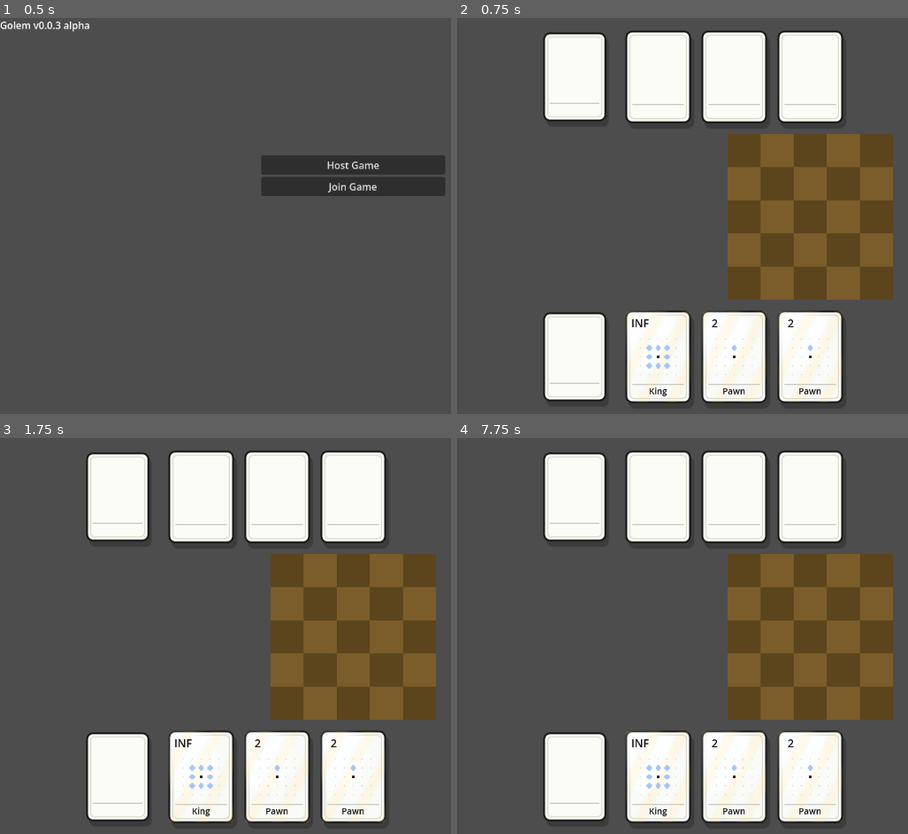
Above: before the commit, frames 1-4 (two rows, left to right).
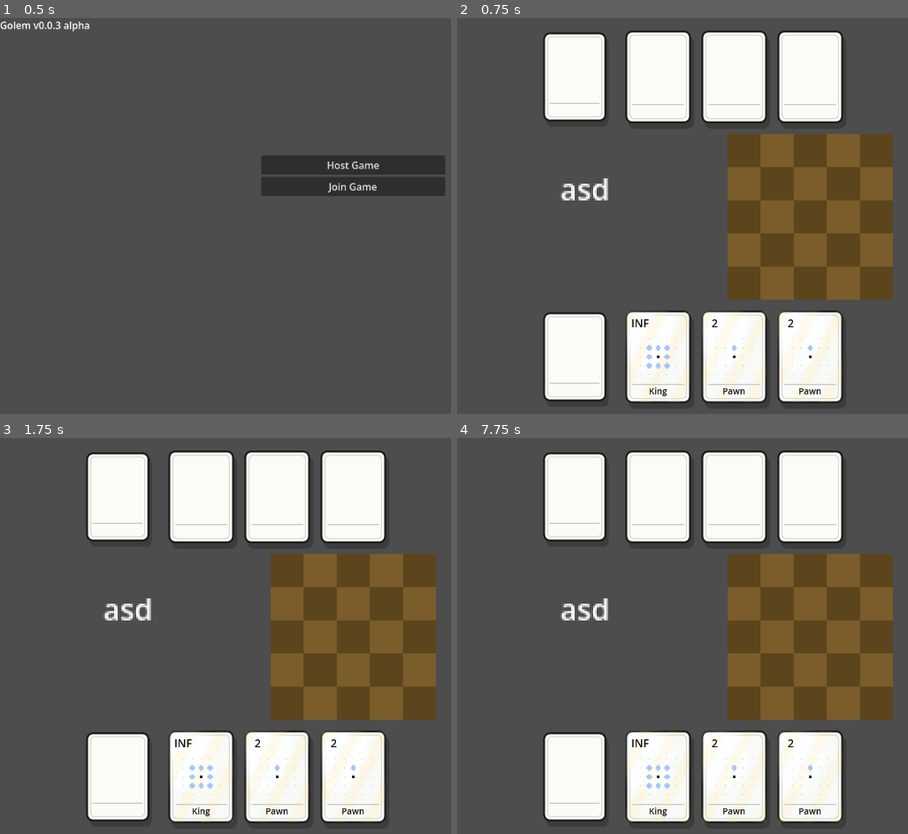
Above: after the commit, the same moments.

Repository: DavidBarta92/Golem-Chess
Game: Godot game, scene res://Scenes/MainMenu.tscn
Same seed, same stepped clock (60 frames per second), same inputs: the game is played once before the commit and once after it.
Inputs:
- Up to frame 1 (0.5 s): no input
- Up to frame 2 (0.75 s): click "Host Game" at 0.5 s
- Up to frame 3 (1.75 s): click "INF" at 1.25 s
- Up to frame 4 (7.75 s): click "2" at 2 s; click "2" at 2.75 s; click "2" at 3.5 s; click "2" at 4.25 s; click "INF" at 5 s; click "2" at 5.75 s; click "2" at 6.5 s; click "2" at 7.25 s

Frame 1 is identical in both runs. In frame 2, 0.3% of the frame differs, in the area x 22-34%, y 40-47%; in frame 3, 0.4%, in the area x 22-86%, y 40-98%; in frame 4, 0.4%.

Commit message:
shader fix

Diff:
--- a/Scenes/CardVisual.tscn
+++ b/Scenes/CardVisual.tscn
@@ -1,11 +1,11 @@
-[gd_scene load_steps=10 format=3]
+[gd_scene format=3 uid="uid://67s030mxf45n"]
 
-[ext_resource type="Script" path="res://Scripts/CardVisual.gd" id="1"]
+[ext_resource type="Script" uid="uid://dgl5umdn6mctq" path="res://Scripts/CardVisual.gd" id="1"]
 [ext_resource type="Script" path="res://Scripts/CardPatternView.gd" id="2"]
-[ext_resource type="Texture2D" path="res://Assets/card_base.svg" id="3"]
-[ext_resource type="Texture2D" path="res://Assets/Piece_move.png" id="4"]
-[ext_resource type="Shader" path="res://Shaders/card_tilt.gdshader" id="5"]
-[ext_resource type="Shader" path="res://Shaders/card_shimmer.gdshader" id="6"]
+[ext_resource type="Texture2D" uid="uid://dl0388jfrwad7" path="res://Assets/card_base.svg" id="3"]
+[ext_resource type="Texture2D" uid="uid://bf7ly1ygo8gw4" path="res://Assets/Piece_move.png" id="4"]
+[ext_resource type="Shader" uid="uid://2w0ypeypns36" path="res://Shaders/card_tilt.gdshader" id="5"]
+[ext_resource type="Shader" uid="uid://cmkftqqcjg2yk" path="res://Shaders/card_shimmer.gdshader" id="6"]
 
 [sub_resource type="StyleBoxEmpty" id="StyleBoxEmpty_button"]
 
@@ -25,22 +25,21 @@
 shader_parameter/band_scale = 14.0
 shader_parameter/corner_radius = 0.075
 
-[node name="CardVisual" type="Button"]
+[node name="CardVisual" type="Button" unique_id=377554225]
 custom_minimum_size = Vector2(112, 156)
 offset_right = 112.0
 offset_bottom = 156.0
 pivot_offset = Vector2(56, 78)
 theme_override_styles/normal = SubResource("StyleBoxEmpty_button")
+theme_override_styles/pressed = SubResource("StyleBoxEmpty_button")
 theme_override_styles/hover = SubResource("StyleBoxEmpty_button")
-theme_override_styles/pressed = SubResource("StyleBoxEmpty_button")
 theme_override_styles/disabled = SubResource("StyleBoxEmpty_button")
 theme_override_styles/focus = SubResource("StyleBoxEmpty_button")
 script = ExtResource("1")
 
-[node name="Shadow" type="TextureRect" parent="."]
+[node name="Shadow" type="TextureRect" parent="." unique_id=1270621679]
 self_modulate = Color(0, 0, 0, 0.22)
 show_behind_parent = true
-mouse_filter = 2
 layout_mode = 1
 anchors_preset = 15
 anchor_right = 1.0
@@ -51,24 +50,24 @@
 offset_bottom = 9.0
 grow_horizontal = 2
 grow_vertical = 2
+mouse_filter = 2
 texture = ExtResource("3")
 expand_mode = 1
 
-[node name="CardFace" type="TextureRect" parent="."]
+[node name="CardFace" type="TextureRect" parent="." unique_id=1569871325]
 material = SubResource("ShaderMaterial_face")
-mouse_filter = 2
 layout_mode = 1
 anchors_preset = 15
 anchor_right = 1.0
 anchor_bottom = 1.0
 grow_horizontal = 2
 grow_vertical = 2
+mouse_filter = 2
 texture = ExtResource("3")
 expand_mode = 1
 
-[node name="Shimmer" type="ColorRect" parent="."]
+[node name="Shimmer" type="ColorRect" parent="." unique_id=195997734]
 material = SubResource("ShaderMaterial_shimmer")
-mouse_filter = 2
 layout_mode = 1
 anchors_preset = 15
 anchor_right = 1.0
@@ -79,12 +78,10 @@
 offset_bottom = -4.0
 grow_horizontal = 2
 grow_vertical = 2
-color = Color(1, 1, 1, 1)
+mouse_filter = 2
 
-[node name="DurationLabel" type="Label" parent="."]
-mouse_filter = 2
+[node name="DurationLabel" type="Label" parent="." unique_id=336129338]
 layout_mode = 1
-anchors_preset = 0
 offset_left = 12.0
 offset_top = 10.0
 offset_right = 38.0
@@ -98,19 +95,18 @@
 horizontal_alignment = 1
 vertical_alignment = 1
 
-[node name="PatternView" type="Control" parent="."]
-mouse_filter = 2
+[node name="PatternView" type="Control" parent="." unique_id=824120483]
 layout_mode = 1
 anchors_preset = 0
 offset_left = 20.0
 offset_top = 42.0
 offset_right = 92.0
 offset_bottom = 114.0
+mouse_filter = 2
 script = ExtResource("2")
 dot_texture = ExtResource("4")
 
-[node name="NameLabel" type="Label" parent="."]
-mouse_filter = 2
+[node name="NameLabel" type="Label" parent="." unique_id=312057828]
 layout_mode = 1
 anchors_preset = 12
 anchor_top = 1.0
--- a/Scenes/main.tscn
+++ b/Scenes/main.tscn
@@ -59,17 +59,17 @@
 [sub_resource type="StyleBoxTexture" id="StyleBoxTexture_kltya"]
 texture = ExtResource("8_k12tt")
 
-[node name="Main" type="Node2D"]
+[node name="Main" type="Node2D" unique_id=806867114]
 script = ExtResource("1_hptm8")
 
-[node name="Camera2D" type="Camera2D" parent="."]
+[node name="Camera2D" type="Camera2D" parent="." unique_id=1813103451]
 position = Vector2(72, -72)
 ignore_rotation = false
 zoom = Vector2(3, 3)
 
-[node name="CanvasLayer" type="CanvasLayer" parent="."]
-
-[node name="white_pieces" type="Control" parent="CanvasLayer"]
+[node name="CanvasLayer" type="CanvasLayer" parent="." unique_id=348762509]
+
+[node name="white_pieces" type="Control" parent="CanvasLayer" unique_id=1440425958]
 visible = false
 layout_mode = 3
 anchors_preset = 8
@@ -84,7 +84,7 @@
 grow_horizontal = 2
 grow_vertical = 2
 
-[node name="2" type="Button" parent="CanvasLayer/white_pieces" groups=["white_pieces"]]
+[node name="2" type="Button" parent="CanvasLayer/white_pieces" unique_id=2070857938 groups=["white_pieces"]]
 layout_mode = 0
 offset_right = 100.0
 offset_bottom = 100.0
@@ -94,7 +94,7 @@
 theme_override_styles/disabled = SubResource("StyleBoxEmpty_hibaj")
 theme_override_styles/focus = SubResource("StyleBoxEmpty_pdsj5")
 
-[node name="3" type="Button" parent="CanvasLayer/white_pieces" groups=["white_pieces"]]
+[node name="3" type="Button" parent="CanvasLayer/white_pieces" unique_id=994567844 groups=["white_pieces"]]
 layout_mode = 0
 offset_left = 100.0
 offset_right = 200.0
@@ -105,7 +105,7 @@
 theme_override_styles/disabled = SubResource("StyleBoxEmpty_hibaj")
 theme_override_styles/focus = SubResource("StyleBoxEmpty_pdsj5")
 
-[node name="4" type="Button" parent="CanvasLayer/white_pieces" groups=["white_pieces"]]
+[node name="4" type="Button" parent="CanvasLayer/white_pieces" unique_id=1180433439 groups=["white_pieces"]]
 layout_mode = 0
 offset_left = 200.0
 offset_right = 300.0
@@ -116,7 +116,7 @@
 theme_override_styles/disabled = SubResource("StyleBoxEmpty_hibaj")
 theme_override_styles/focus = SubResource("StyleBoxEmpty_pdsj5")
 
-[node name="5" type="Button" parent="CanvasLayer/white_pieces" groups=["white_pieces"]]
+[node name="5" type="Button" parent="CanvasLayer/white_pieces" unique_id=1176381114 groups=["white_pieces"]]
 layout_mode = 0
 offset_left = 300.0
 offset_right = 400.0
@@ -127,7 +127,7 @@
 theme_override_styles/disabled = SubResource("StyleBoxEmpty_hibaj")
 theme_override_styles/focus = SubResource("StyleBoxEmpty_pdsj5")
 
-[node name="black_pieces" type="Control" parent="CanvasLayer"]
+[node name="black_pieces" type="Control" parent="CanvasLayer" unique_id=586022683]
 visible = false
 layout_mode = 3
 anchors_preset = 8
@@ -142,7 +142,7 @@
 grow_horizontal = 2
 grow_vertical = 2
 
-[node name="2" type="Button" parent="CanvasLayer/black_pieces" groups=["black_pieces"]]
+[node name="2" type="Button" parent="CanvasLayer/black_pieces" unique_id=1902709892 groups=["black_pieces"]]
 layout_mode = 0
 offset_right = 100.0
 offset_bottom = 100.0
@@ -152,7 +152,7 @@
 theme_override_styles/disabled = SubResource("StyleBoxEmpty_hibaj")
 theme_override_styles/focus = SubResource("StyleBoxEmpty_pdsj5")
 
-[node name="3" type="Button" parent="CanvasLayer/black_pieces" groups=["black_pieces"]]
+[node name="3" type="Button" parent="CanvasLayer/black_pieces" unique_id=1871889355 groups=["black_pieces"]]
 layout_mode = 0
 offset_left = 100.0
 offset_right = 200.0
@@ -163,7 +163,7 @@
 theme_override_styles/disabled = SubResource("StyleBoxEmpty_hibaj")
 theme_override_styles/focus = SubResource("StyleBoxEmpty_pdsj5")
 
-[node name="4" type="Button" parent="CanvasLayer/black_pieces" groups=["black_pieces"]]
+[node name="4" type="Button" parent="CanvasLayer/black_pieces" unique_id=1057227890 groups=["black_pieces"]]
 layout_mode = 0
 offset_left = 200.0
 offset_right = 300.0
@@ -174,7 +174,7 @@
 theme_override_styles/disabled = SubResource("StyleBoxEmpty_hibaj")
 theme_override_styles/focus = SubResource("StyleBoxEmpty_pdsj5")
 
-[node name="5" type="Button" parent="CanvasLayer/black_pieces" groups=["black_pieces"]]
+[node name="5" type="Button" parent="CanvasLayer/black_pieces" unique_id=1358167941 groups=["black_pieces"]]
 layout_mode = 0
 offset_left = 300.0
 offset_right = 400.0
@@ -185,13 +185,20 @@
 theme_override_styles/disabled = SubResource("StyleBoxEmpty_hibaj")
 theme_override_styles/focus = SubResource("StyleBoxEmpty_pdsj5")
 
-[node name="board" parent="." instance=ExtResource("1_jjgbg")]
+[node name="board" parent="." unique_id=171164572 instance=ExtResource("1_jjgbg")]
 texture = ExtResource("11_d1ilt")
 
-[node name="host_label" type="Label" parent="."]
+[node name="host_label" type="Label" parent="." unique_id=261984928]
 offset_left = 136.0
 offset_top = -84.0
 offset_right = 225.0
 offset_bottom = -61.0
 text = "HOST"
 script = ExtResource("12_6iyac")
+
+[node name="Label" type="Label" parent="." unique_id=1045090627]
+offset_left = -64.0
+offset_top = -99.0
+offset_right = 12.0
+offset_bottom = -63.0
+text = "asd"
--- a/Scripts/CardVisual.gd
+++ b/Scripts/CardVisual.gd
@@ -20,10 +20,17 @@
 
 var card: Card
 var face_material: ShaderMaterial
+var shimmer_material: ShaderMaterial
 var tween_hover: Tween
 var tween_reset: Tween
 var tween_move: Tween
 var normal_shadow_alpha: float = 0.22
+var shimmer_time: float = 0.0
+var last_position: Vector2 = Vector2.ZERO
+var last_scale: Vector2 = Vector2.ONE
+var last_rotation: float = 0.0
+var last_x_rot: float = 0.0
+var last_y_rot: float = 0.0
 var home_position: Vector2 = Vector2.ZERO
 var hand_index: int = -1
 var owner_color: int = 0
@@ -39,20 +46,47 @@
 	pivot_offset = size * 0.5
 	face_material = card_face.material.duplicate() as ShaderMaterial
 	card_face.material = face_material
+	shimmer_material = shimmer.material.duplicate() as ShaderMaterial
+	shimmer.material = shimmer_material
+	last_position = position
+	last_scale = scale
+	last_rotation = rotation
+	last_x_rot = float(face_material.get_shader_parameter("x_rot"))
+	last_y_rot = float(face_material.get_shader_parameter("y_rot"))
 	mouse_entered.connect(_on_mouse_entered)
 	mouse_exited.connect(_on_mouse_exited)
 	gui_input.connect(_on_gui_input)
-	set_process(false)
+	set_process(true)
 	_apply_card()
 
 func _process(_delta: float) -> void:
 	if is_dragging:
 		global_position = get_global_mouse_position() - drag_offset
 		drag_moved.emit(self)
-		return
-
-	if is_hovered:
+	elif is_hovered:
 		update_tilt_from_mouse()
+
+	update_shimmer_time(_delta)
+
+func update_shimmer_time(delta: float) -> void:
+	if shimmer_material == null:
+		return
+
+	var moved: bool = !position.is_equal_approx(last_position)
+	var scaled: bool = !scale.is_equal_approx(last_scale)
+	var rotated: bool = !is_equal_approx(rotation, last_rotation)
+	var current_x_rot: float = float(face_material.get_shader_parameter("x_rot"))
+	var current_y_rot: float = float(face_material.get_shader_parameter("y_rot"))
+	var tilted: bool = !is_equal_approx(current_x_rot, last_x_rot) || !is_equal_approx(current_y_rot, last_y_rot)
+	if !face_down && visible && (moved || scaled || rotated || tilted):
+		shimmer_time += delta
+		shimmer_material.set_shader_parameter("shimmer_time", shimmer_time)
+
+	last_position = position
+	last_scale = scale
+	last_rotation = rotation
+	last_x_rot = current_x_rot
+	last_y_rot = current_y_rot
 
 func _input(event: InputEvent) -> void:
 	if not is_dragging:
@@ -102,7 +136,6 @@
 func fly_home() -> void:
 	is_dragging = false
 	drop_target_active = false
-	set_process(false)
 	z_index = 0
 	disabled = false
 	_kill_move_tween()
@@ -117,7 +150,6 @@
 func fly_from_global_position(start_global_position: Vector2) -> void:
 	is_dragging = false
 	drop_target_active = false
-	set_process(false)
 	_kill_hover_tweens()
 	_kill_move_tween()
 
@@ -147,7 +179,6 @@
 	is_assigned = true
 	is_dragging = false
 	drop_target_active = false
-	set_process(false)
 	disabled = true
 	mouse_filter = Control.MOUSE_FILTER_IGNORE
 	visible = false
@@ -199,7 +230,6 @@
 	is_hovered = false
 	drop_target_active = false
 	disabled = false
-	set_process(true)
 	move_to_front()
 	z_index = 100
 	drag_offset = get_global_mouse_position() - global_position
@@ -208,7 +238,6 @@
 
 func finish_drag() -> void:
 	is_dragging = false
-	set_process(false)
 	drag_released.emit(self)
 
 func _on_mouse_entered() -> void:
@@ -216,7 +245,6 @@
 		return
 
 	is_hovered = true
-	set_process(true)
 	move_to_front()
 	z_index = 50
 	if tween_reset and tween_reset.is_running():
@@ -232,7 +260,6 @@
 		return
 
 	is_hovered = false
-	set_process(false)
 	z_index = 0
 	reset_tilt_and_scale()
 
--- a/Shaders/card_shimmer.gdshader
+++ b/Shaders/card_shimmer.gdshader
@@ -4,6 +4,7 @@
 uniform float speed = 0.65;
 uniform float band_scale = 14.0;
 uniform float corner_radius : hint_range(0.0, 0.5) = 0.075;
+uniform float shimmer_time = 0.0;
 
 float random(vec2 uv) {
 	return fract(sin(dot(uv, vec2(12.9898, 78.233))) * 43758.5453123);
@@ -16,8 +17,8 @@
 }
 
 void fragment() {
-	float band = sin((UV.x + UV.y * 0.72 + TIME * speed) * band_scale);
-	float fine_noise = random(floor(UV * 56.0) + vec2(TIME * 8.0, 0.0));
+	float band = sin((UV.x + UV.y * 0.72 + shimmer_time * speed) * band_scale);
+	float fine_noise = random(floor(UV * 56.0) + vec2(shimmer_time * 8.0, 0.0));
 	float mask = smoothstep(0.25, 1.0, band * 0.5 + 0.5);
 	vec3 shine = mix(vec3(0.65, 0.88, 1.0), vec3(1.0, 0.86, 0.42), mask);
 	float alpha = (mask * 0.75 + fine_noise * 0.25) * strength * rounded_alpha(UV, corner_radius);
Not shown: 1 places in Scenes/main.tscn that only renumber resources
